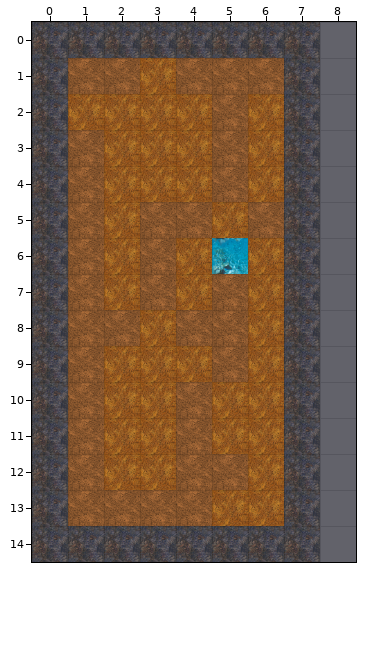
An edit to a level. Tiled map, Redead/secondMap.tmx. This is how it looked before the edit.
Cells are 64x64 px. Shown: x 0..8, y 0..14.
After the commit:
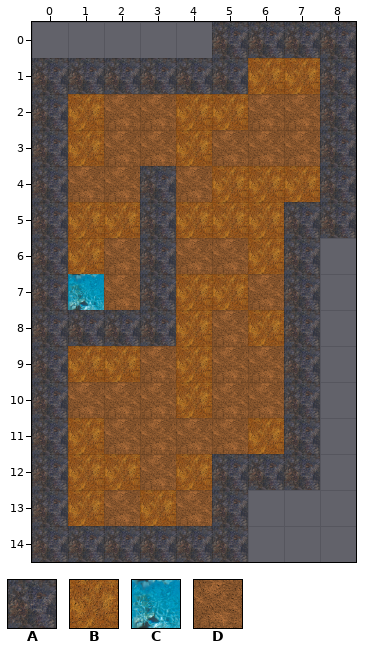
Key: from "tiles": A 0, B 1, C 2, D 3.
_ is an empty cell, . an unchanged one.
The exact change:
--- layer "Walls"
@@ x 0..8 @@
- 0 AAAAA..._
- 1 ._____.A_
- 2 .......A_
- 3 .......A_
- 4 ..._...A_
- 5 ..._...._
- 6 ..._.....
- 7 ..._.....
- 8 .___.....
+ 0 _____...A
+ 1 .AAAAA._A
+ 2 ......._A
+ 3 ......._A
+ 4 ...A..._A
+ 5 ...A....A
+ 6 ...A.....
+ 7 ...A.....
+ 8 .AAA.....
@@ x 5..7 @@
-12 __.
-13 _.A
-14 .AA
+12 AA.
+13 A._
+14 .__
--- layer "MovableMap"
@@ x 1..7 @@
- 1 DDBDDD_
- 2 .BB.DB_
- 3 DBB..B_
- 4 .BBBD._
- 5 D.DD.D.
- 6 DBDB_..
- 7 DBD.DB.
- 8 DDBD...
- 9 D.B..B.
-10 .BBDBB.
-11 DBB.B..
-12 D.BDDB.
-13 D.D.BB.
+ 1 _____BB
+ 2 .DD.BDD
+ 3 BDD..DD
+ 4 .D_DB.B
+ 5 B._B.B.
+ 6 BD_DD..
+ 7 CD_.BD.
+ 8 ___B...
+ 9 B.D..D.
+10 .DDBDD.
+11 BDD.D..
+12 B.DB__.
+13 B.B.__.
--- layer "ExitMap" (removed)
@@ x 5..5 @@
- 6 C
+ 6 _
Changed places in both pictures, as pixel boxes (x1, y1, x2, y2):
changed: (32, 22, 356, 562)
